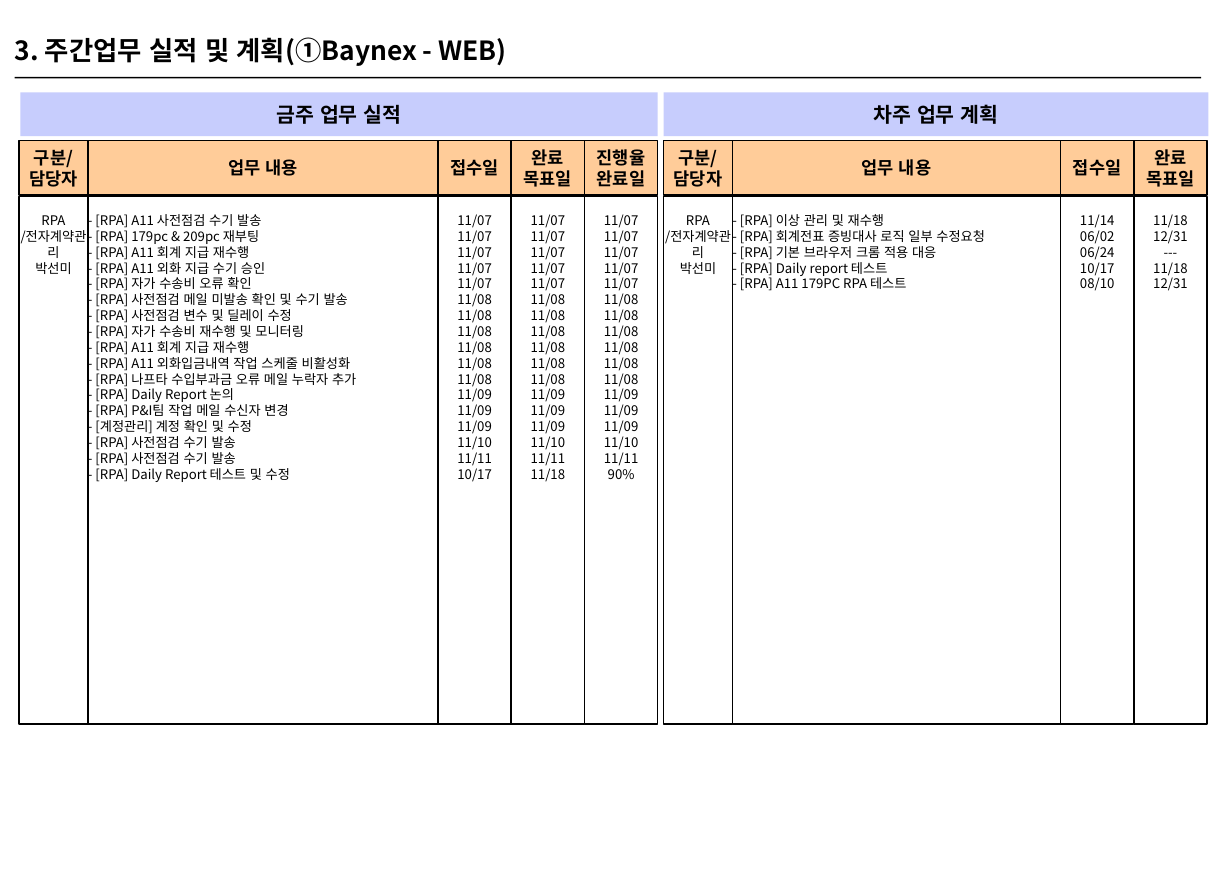
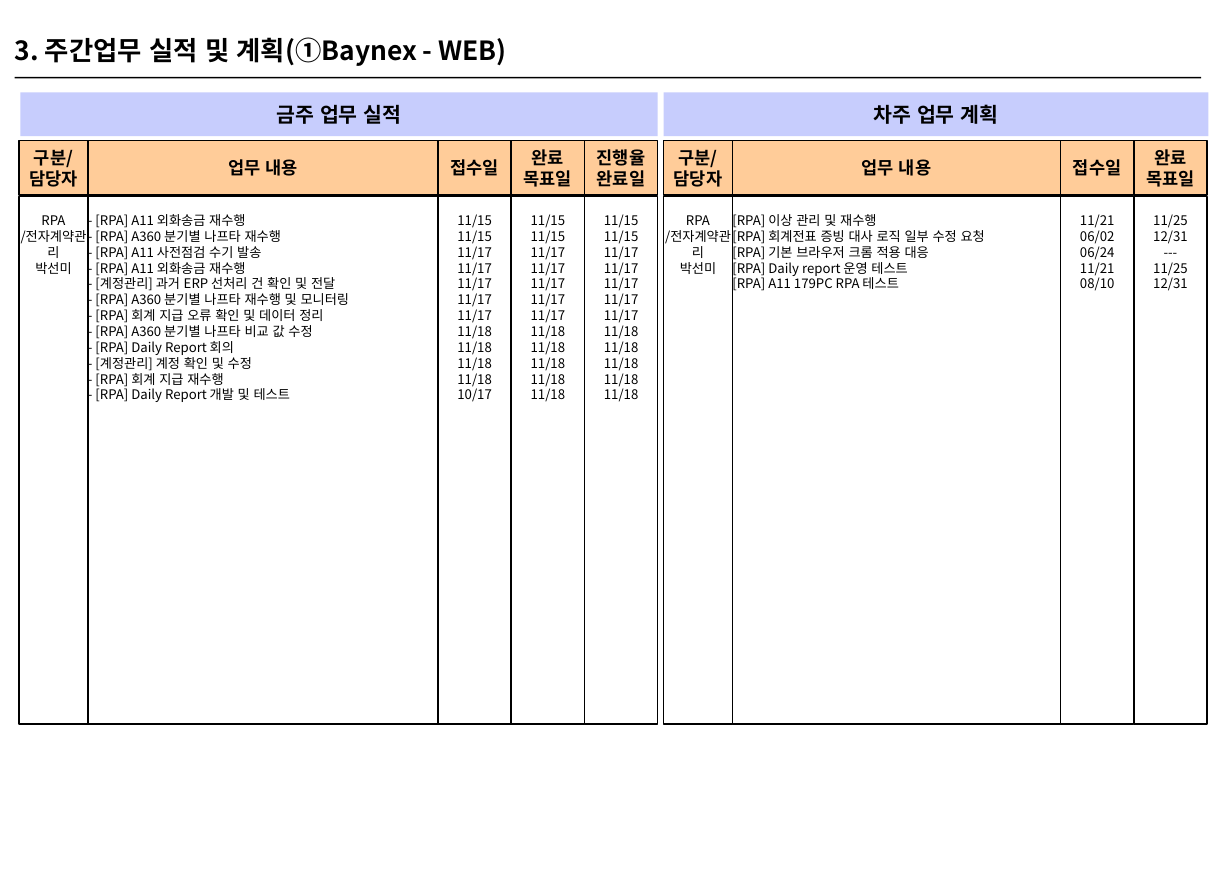
Before and after one commit to HywuLeeJiEun/jasper_reports, a slide deck: slide 5 of src/main/webapp/WEB-INF/Files/1.pptx (slide 7 before the commit). Drawn at 1232x872 pixels with LibreOffice and Linux fonts; fonts in the diff are those of the drawing. Boxes give left, top, right and bottom in pixels: in the first picture for what was removed or moved away, otherwise in the second. Text is boxed around its words. In the diff, an @@ line names an element or a change of style, - is before the commit and + after.

Commit message:
jasper_report_view 추가

```diff
--- a/src/main/webapp/WEB-INF/Files/1.pptx
+++ b/src/main/webapp/WEB-INF/Files/1.pptx
@@ text in rectangle at box(95, 214, 350, 402): text changed @@
-- [RPA] A11 사전점검 수기 발송
-- [RPA] 179pc & 209pc 재부팅
-- [RPA] A11 회계 지급 재수행
-- [RPA] A11 외화 지급 수기 승인
-- [RPA] 자가 수송비 오류 확인
-- [RPA] 사전점검 메일 미발송 확인 및 수기 발송
-- [RPA] 사전점검 변수 및 딜레이 수정
-- [RPA] 자가 수송비 재수행 및 모니터링
-- [RPA] A11 회계 지급 재수행
-- [RPA] A11 외화입금내역 작업 스케줄 비활성화
-- [RPA] 나프타 수입부과금 오류 메일 누락자 추가
-- [RPA] Daily Report 논의
-- [RPA] P&I팀 작업 메일 수신자 변경
-- [계정관리] 계정 확인 및 수정
-- [RPA] 사전점검 수기 발송
-- [RPA] 사전점검 수기 발송
-- [RPA] Daily Report 테스트 및 수정
+- [RPA] A11 외화송금 재수행
+- [RPA] A360 분기별 나프타 재수행
+- [RPA] A11 사전점검 수기 발송
+- [RPA] A11 외화송금 재수행
+- [계정관리] 과거 ERP 선처리 건 확인 및 전달
+- [RPA] A360 분기별 나프타 재수행 및 모니터링
+- [RPA] 회계 지급 오류 확인 및 데이터 정리
+- [RPA] A360 분기별 나프타 비교 값 수정
+- [RPA] Daily Report 회의
+- [계정관리] 계정 확인 및 수정
+- [RPA] 회계 지급 재수행
+- [RPA] Daily Report 개발 및 테스트
@@ text in rectangle at box(457, 214, 491, 402): text changed @@
-11/07
-11/07
-11/07
-11/07
-11/07
-11/08
-11/08
-11/08
-11/08
-11/08
-11/08
-11/09
-11/09
-11/09
-11/10
-11/11
-10/17
+11/15
+11/15
+11/17
+11/17
+11/17
+11/17
+11/17
+11/18
+11/18
+11/18
+11/18
+10/17
@@ text in rectangle at box(531, 214, 565, 402): text changed @@
-11/07
-11/07
-11/07
-11/07
-11/07
-11/08
-11/08
-11/08
-11/08
-11/08
-11/08
-11/09
-11/09
-11/09
-11/10
-11/11
-11/18
+11/15
+11/15
+11/17
+11/17
+11/17
+11/17
+11/17
+11/18
+11/18
+11/18
+11/18
+11/18
@@ text in rectangle at box(604, 214, 638, 402): text changed @@
-11/07
-11/07
-11/07
-11/07
-11/07
-11/08
-11/08
-11/08
-11/08
-11/08
-11/08
-11/09
-11/09
-11/09
-11/10
-11/11
-90%
+11/15
+11/15
+11/17
+11/17
+11/17
+11/17
+11/17
+11/18
+11/18
+11/18
+11/18
+11/18
@@ text in rectangle at box(732, 211, 985, 293): text changed @@
-- [RPA] 이상 관리 및 재수행
-- [RPA] 회계전표 증빙대사 로직 일부 수정요청
-- [RPA] 기본 브라우저 크롬 적용 대응
-- [RPA] Daily report 테스트
-- [RPA] A11 179PC RPA 테스트
+[RPA] 이상 관리 및 재수행
+[RPA] 회계전표 증빙 대사 로직 일부 수정 요청
+[RPA] 기본 브라우저 크롬 적용 대응
+[RPA] Daily report 운영 테스트
+[RPA] A11 179PC RPA 테스트
@@ text in rectangle at box(1080, 214, 1114, 291): text changed @@
-11/14
-06/02
-06/24
-10/17
-08/10
+11/21
+06/02
+06/24
+11/21
+08/10
@@ text in rectangle at box(1153, 214, 1187, 291): text changed @@
-11/18
-12/31
----
-11/18
-12/31
+11/25
+12/31
+---
+11/25
+12/31
```
Also in this commit, not shown: 4 other slides changed, 3 slides removed, 5 other files.
